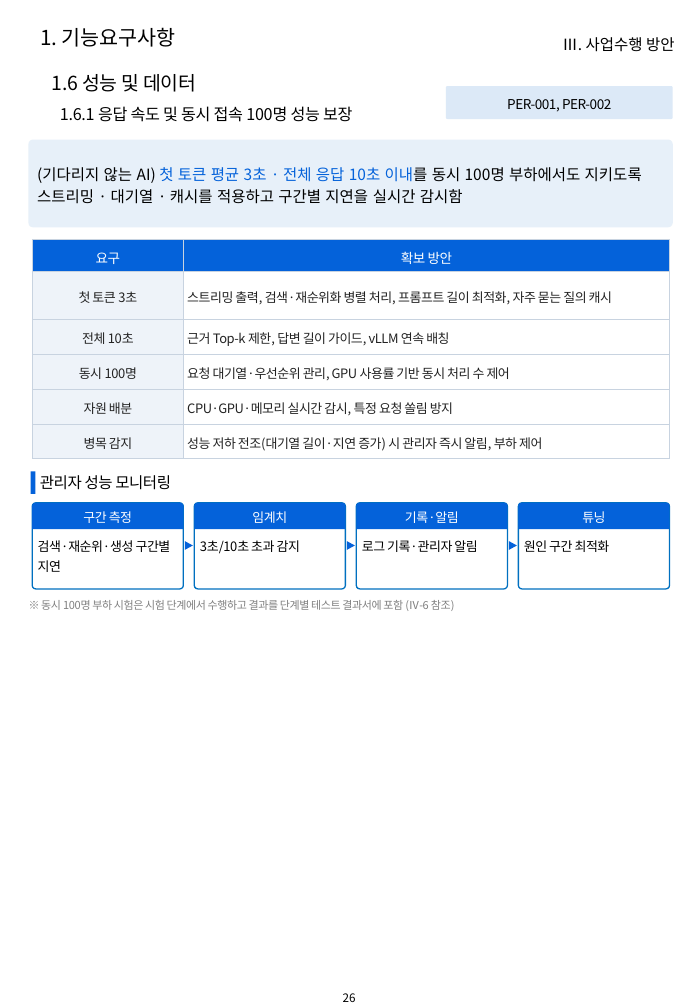
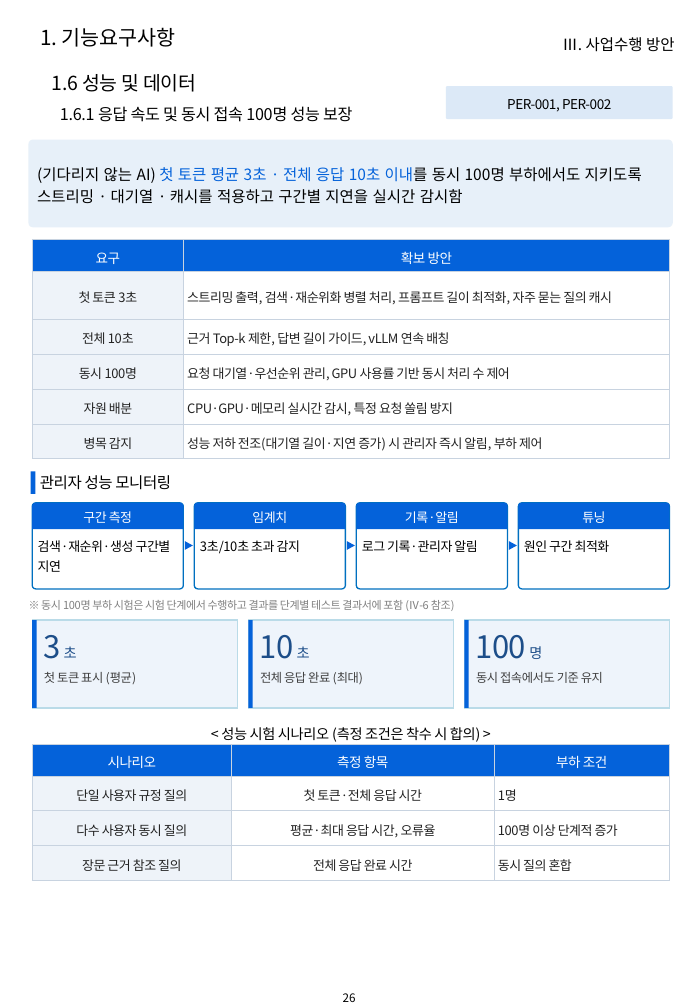
Before and after one commit to hwangsteeve-tech/hbjw, a slide deck: slide 26 of proposals/2026-08_kribb-ai-platform/kribb_proposal.pptx. Drawn at 698x1008 pixels with LibreOffice and Linux fonts; fonts in the diff are those of the drawing; background and template pictures are left out. Boxes give left, top, right and bottom in pixels: in the first picture for what was removed or moved away, otherwise in the second. Text is boxed around its words. In the diff, an @@ line names an element or a change of style, - is before the commit and + after.

```diff
--- a/proposals/2026-08_kribb-ai-platform/kribb_proposal.pptx
+++ b/proposals/2026-08_kribb-ai-platform/kribb_proposal.pptx
@@ rectangle added at (x1=33, y1=620, x2=237, y2=707), fill #EEF4FB, outline #BADBE8 1 pt @@
@@ rectangle added at (x1=33, y1=620, x2=37, y2=707), fill #0462DA @@
@@ rectangle added at (x1=248, y1=620, x2=453, y2=707), fill #EEF4FB, outline #BADBE8 1 pt @@
@@ rectangle added at (x1=248, y1=620, x2=253, y2=707), fill #0462DA @@
@@ rectangle added at (x1=464, y1=620, x2=669, y2=707), fill #EEF4FB, outline #BADBE8 1 pt @@
@@ rectangle added at (x1=464, y1=620, x2=469, y2=707), fill #0462DA @@
@@ text added at (x1=43, y1=635, x2=77, y2=659), 24 pt, text #1D4E89 @@
+3 초
@@ text added at (x1=259, y1=635, x2=310, y2=659), 24 pt, text #1D4E89 @@
+10 초
@@ text added at (x1=475, y1=635, x2=542, y2=659), 24 pt, text #1D4E89 @@
+100 명
@@ text added at (x1=44, y1=672, x2=136, y2=684), 9.5 pt, text #404040 @@
+첫 토큰 표시 (평균)
@@ text added at (x1=260, y1=672, x2=363, y2=684), 9.5 pt, text #404040 @@
+전체 응답 완료 (최대)
@@ text added at (x1=476, y1=672, x2=603, y2=683), 9.5 pt, text #404040 @@
+동시 접속에서도 기준 유지
@@ table added at (x1=33, y1=745, x2=669, y2=880), 4 rows, 3 columns @@
+시나리오 | 측정 항목 | 부하 조건
+단일 사용자 규정 질의 | 첫 토큰·전체 응답 시간 | 1명
+다수 사용자 동시 질의 | 평균·최대 응답 시간, 오류율 | 100명 이상 단계적 증가
+장문 근거 참조 질의 | 전체 응답 완료 시간 | 동시 질의 혼합
@@ text added at (x1=221, y1=727, x2=481, y2=742), 11 pt, text #000000 @@
+< 성능 시험 시나리오 (측정 조건은 착수 시 합의) >
```
Also in this commit, not shown: 33 other slides changed, 5 other files.
